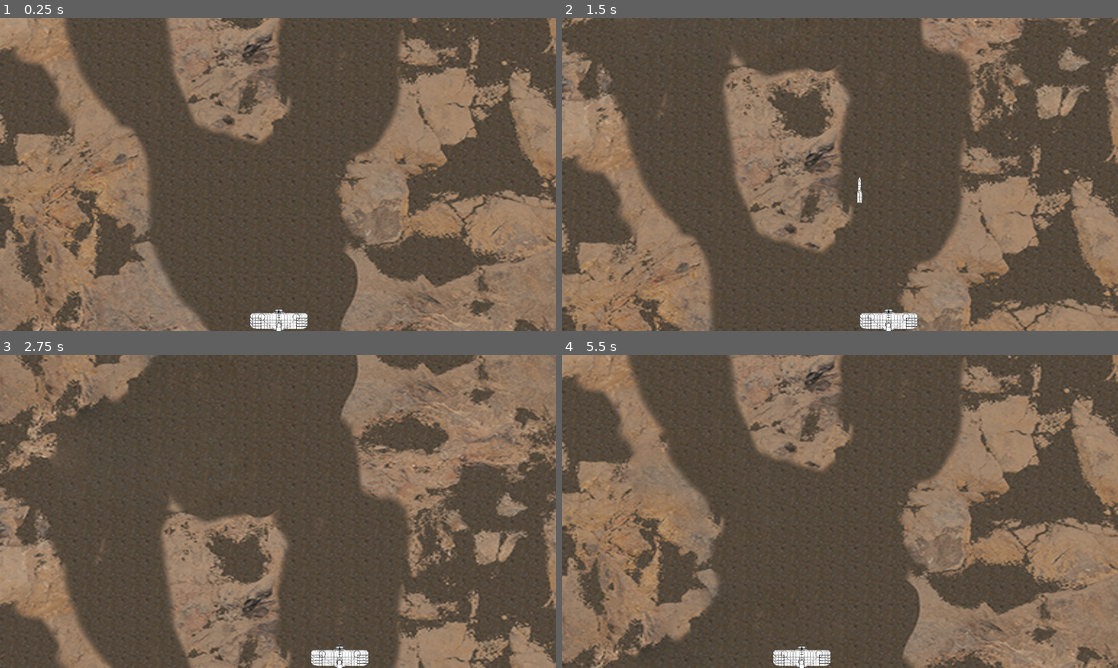
Above: before the commit, frames 1-4 (two rows, left to right).
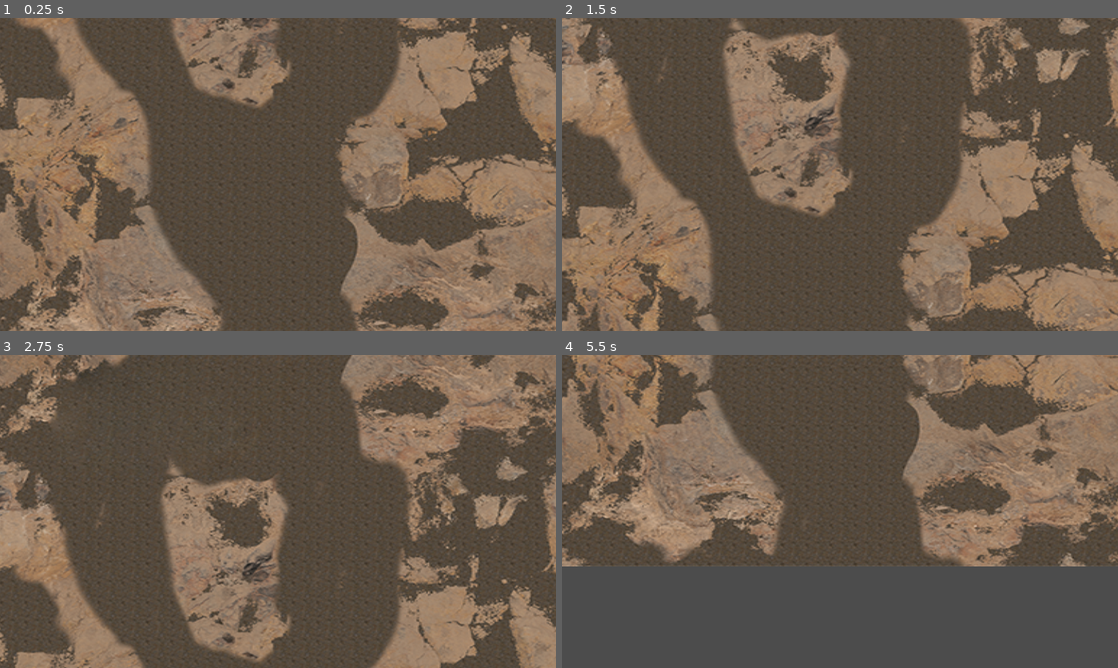
Above: after the commit, the same moments.

Repository: PawelKrywulko/TGW_G-8_Z1
Game: Godot game, scene res://scenes/GameManager.tscn
Same seed, same stepped clock (60 frames per second), same inputs: the game is played once before the commit and once after it. Before the commit the project has no main scene; this scene is started directly in both runs.
Inputs:
- Up to frame 1 (0.25 s): no input
- Up to frame 2 (1.5 s): hold Right (ui_right) 0.53-1.28 s; tap Space (ui_select) at 0.77 s; hold Left (ui_left) from 1.28 s (still down)
- Up to frame 3 (2.75 s): tap Space (ui_select) at 1.52 s; release Left (ui_left) at 2.03 s; hold Right (ui_right) from 2.03 s (still down)
- Up to frame 4 (5.5 s): tap Space (ui_select) at 3.02, 3.77, 4.52 s; release Right (ui_right) at 3.53 s; hold Left (ui_left) from 3.53 s (still down)

The runs differ from the first frame. In frame 1, 39% of the frame differs, in the area x 0-100%, y 0-100%; in frame 2, 37%; in frame 3, 35%; in frame 4, 53%.

Commit message:
Add prestart scene/animation

Diff:
--- a/River Raid/project.godot
+++ b/River Raid/project.godot
@@ -16,11 +16,14 @@
 [application]
 
 config/name="River Raid"
+run/main_scene="res://scenes/GameManager.tscn"
 
 [display]
 
 window/size/width=1920
 window/size/height=1080
+window/size/test_width=1074
+window/size/test_height=768
 window/stretch/mode="2d"
 window/stretch/aspect="keep"
 
--- a/River Raid/scenes/GameManager.gd
+++ /dev/null
@@ -1,25 +0,0 @@
-extends Node2D
-
-# Declare member variables here. Examples:
-signal ready_to_play
-signal gameloop_done
-# var b = "text"
-
-# Called when the node enters the scene tree for the first time.
-func _ready():
-	yield(gameloop(), "completed")
-	print("i po starcie")
-	pass # Replace with function body.
-func gameloop():
-	print("startuje gameloop")
-	emit_signal("gameloop_done")
-	yield(get_tree().create_timer(2),"timeout")
-func start_game():
-	pass
-func game_over():
-	pass
-func reset_game():
-	pass
-# Called every frame. 'delta' is the elapsed time since the previous frame.
-#func _process(delta):
-#	pass
--- a/River Raid/scenes/GameManager.tscn
+++ b/River Raid/scenes/GameManager.tscn
@@ -1,11 +1,13 @@
 [gd_scene load_steps=4 format=2]
 
-[ext_resource path="res://scenes/GameManager.gd" type="Script" id=1]
+[ext_resource path="res://scripts/GameManager.gd" type="Script" id=1]
 [ext_resource path="res://scenes/Background.tscn" type="PackedScene" id=2]
 [ext_resource path="res://scenes/Player.tscn" type="PackedScene" id=3]
 
 [node name="GameManager" type="Node2D"]
 script = ExtResource( 1 )
+prestart_speed = 300.0
+max_prestart_position_y = -500
 
 [node name="StartingPoint" type="Node2D" parent="."]
 position = Vector2( 960, 960 )
@@ -13,5 +15,13 @@
 [node name="Background" parent="." instance=ExtResource( 2 )]
 
 [node name="Player" parent="." instance=ExtResource( 3 )]
+scale = Vector2( 0.75, 0.75 )
+speed = 0
+
+[node name="Camera2D" parent="Player" index="2"]
+position = Vector2( 0, 0 )
+offset = Vector2( 0, -950 )
+anchor_mode = 0
+smoothing_speed = 0.0
 
 [editable path="Player"]
--- a/River Raid/scenes/Player&Projectile.tscn
+++ b/River Raid/scenes/Player&Projectile.tscn
@@ -1,10 +1,3 @@
-[gd_scene load_steps=4 format=2]
-
-[ext_resource path="res://scripts/Player&Projectile.gd" type="Script" id=1]
-[ext_resource path="res://scenes/Player.tscn" type="PackedScene" id=2]
-[ext_resource path="res://scenes/Projectile.tscn" type="PackedScene" id=3]
+[gd_scene format=2]
 
 [node name="Player&Projectile" type="Node"]
-script = ExtResource( 1 )
-Player = ExtResource( 2 )
-Projectile = ExtResource( 3 )
--- /dev/null
+++ b/River Raid/scripts/GameManager.gd
@@ -0,0 +1,46 @@
+extends Node2D
+
+# Declare member variables here. Examples:
+export var prestart_speed: float
+export var max_prestart_position_y: int
+var player: Node2D
+var starting_point : Vector2
+
+# Called when the node enters the scene tree for the first time.
+func _ready():
+	player = $Player
+	starting_point = $StartingPoint.position
+	yield(gameloop(), "completed")
+
+func gameloop():
+	print("gameloop")
+	yield(prestart(),"completed")
+	#animation fade and continue after finished
+func prestart():
+	var nextframe: bool = false
+	player.hide()
+	print("prestart")
+	while true:
+		player.position += Vector2(0,-1) * prestart_speed * get_process_delta_time()
+		yield(get_tree(),"idle_frame")
+		if player.position.y <= max_prestart_position_y && nextframe == false:
+			player.position.y = 1600
+			nextframe = true
+		if player.position.y <= starting_point.y && nextframe:
+			player.show()
+			yield(get_tree().create_timer(1.5),"timeout")
+			player.speed = 300
+			break
+
+func startgame():
+	print("start game")
+	yield()
+	pass
+func gameover():
+	pass
+func resetgame():
+	pass
+
+# Called every frame. 'delta' is the elapsed time since the previous frame.
+#func _process(delta):
+#	pass
